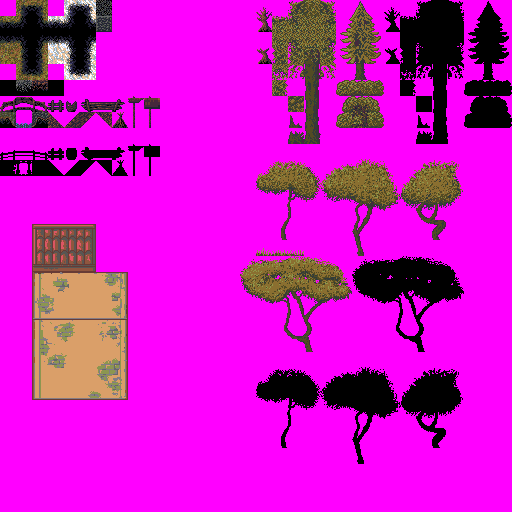
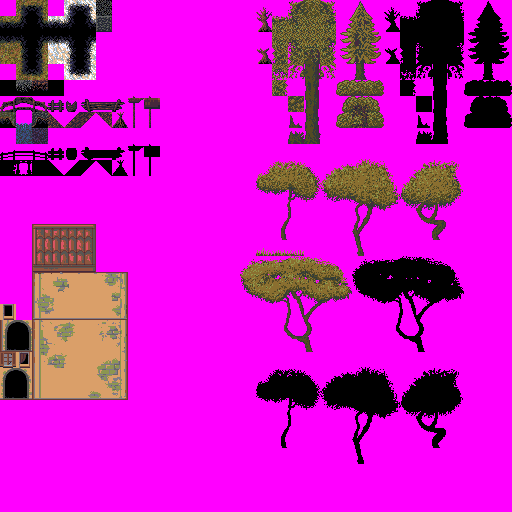
The second 512×512 image is a revision of the first. Changes to its layers:
renamed "Layer 3" to "Layer 8", painted on it over [0, 128, 95, 400]
